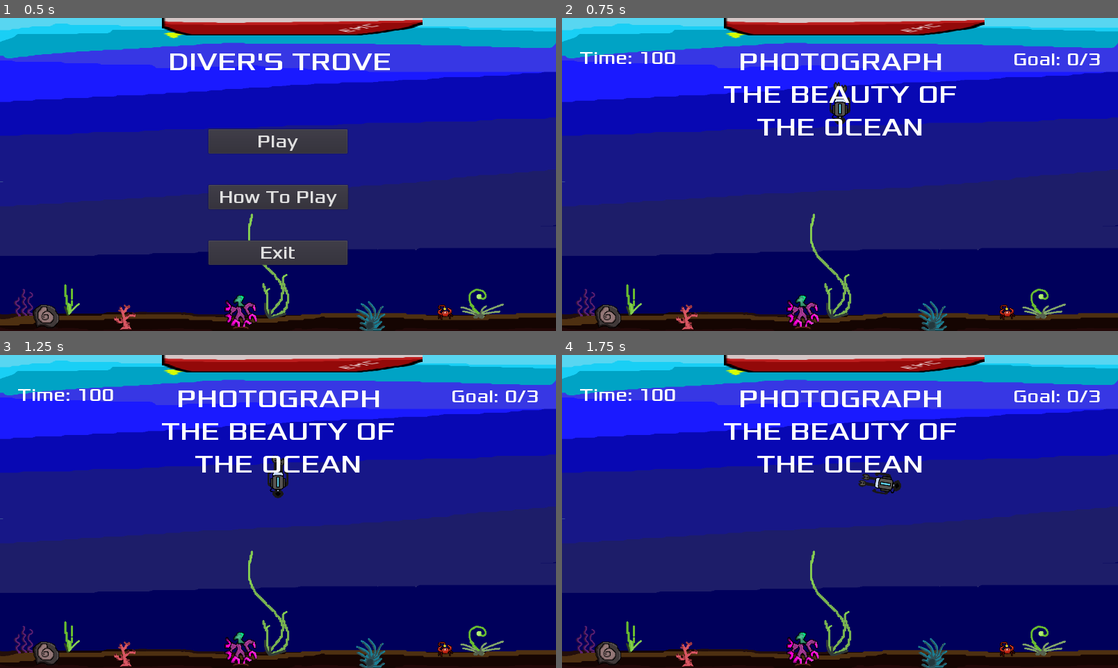
Above: before the commit, frames 1-4 (two rows, left to right).
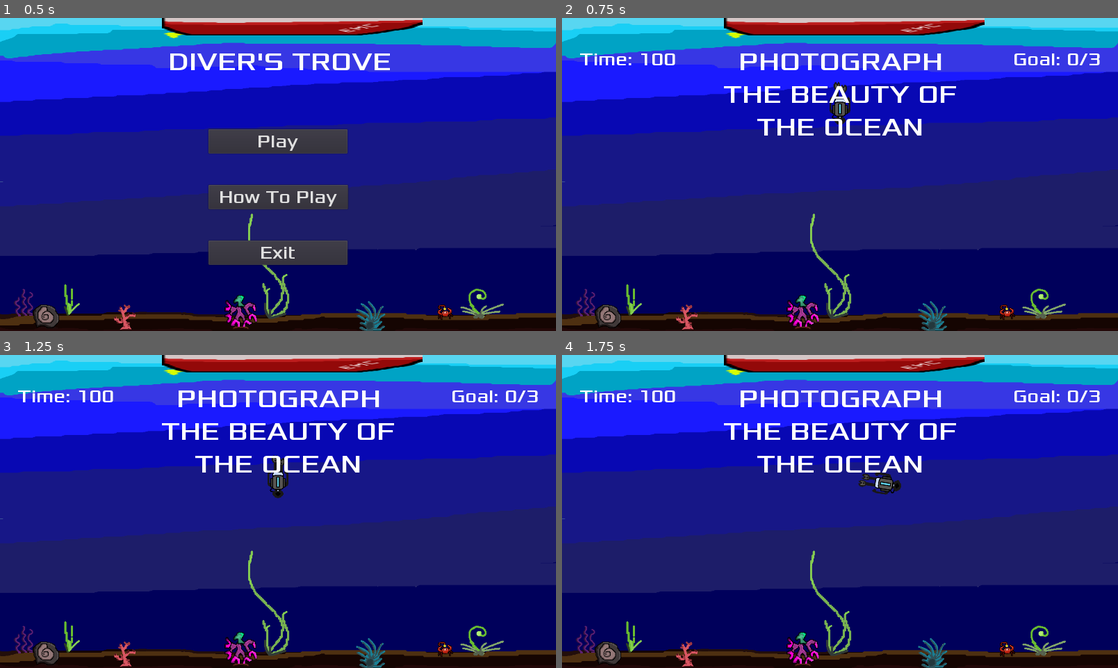
Above: after the commit, the same moments.

Repository: AlgionSan/GJ-Demo-2.0
Game: Godot game, scene res://scenes/Main.tscn
The game is run twice, just before and just after one commit, with the same random seed, the same clock (stepped at 60 frames per second) and the same inputs.
Inputs (mouse positions are in pixels of both pictures, inside the frame that each line leads up to):
- Up to frame 1 (0.5 s): no input
- Up to frame 2 (0.75 s): click "Play" at 0.5 s
- Up to frame 3 (1.25 s): no input
- Up to frame 4 (1.75 s): move the mouse to (962, 495) at 1.27 s; tap E (interact) at 1.35 s

Frame 1 is identical in both runs. In frame 2, 0.2% of the frame differs, in the area x 3-21%, y 10-16%; in frame 3, 0.2%; in frame 4, 0.2%.

Commit message:
HUD TIMER FIX

Diff:
--- a/scenes/HUD.tscn
+++ b/scenes/HUD.tscn
@@ -31,7 +31,7 @@
 margin_left = 40.0
 margin_top = 64.0
 margin_right = 640.0
-margin_bottom = 120.0
+margin_bottom = 128.0
 custom_fonts/font = SubResource( 1 )
 text = "Timer: 0"
 valign = 1
